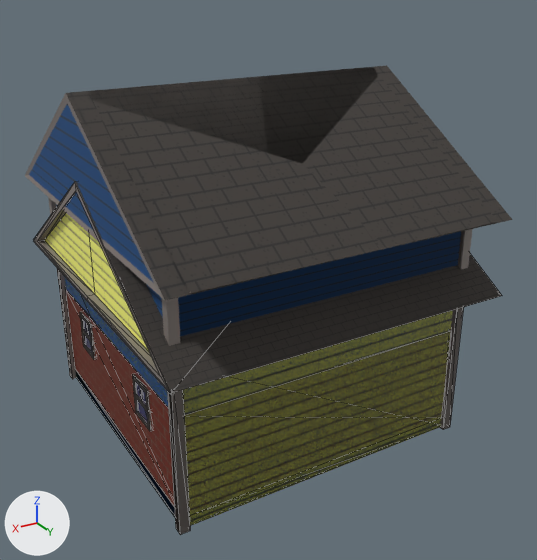
An edit to the glTF model common/game/tilesets/suburban_neighborhood/walls/wall_tiles.glb, drawn before and after from the same camera.
One viewpoint serves both versions: a 50 mm camera at (9.25, 16.55, 11.67) aimed at (-0.41, 0.45, 3.62). The axes (+X, +Y, +Z) are drawn at lower left. The lights are the same throughout. Mesh edges are drawn as thin lines on the coarser meshes. Objects named as collision shapes, trigger or cutter boxes, shadow casters or lower levels of detail are left out. Where no turn or scale is listed for an object, it has been applied to the vertices.

Objects in the first picture: 'house_half_01', 'house_half_02', 'house_small', 'wall_outer_edge'.
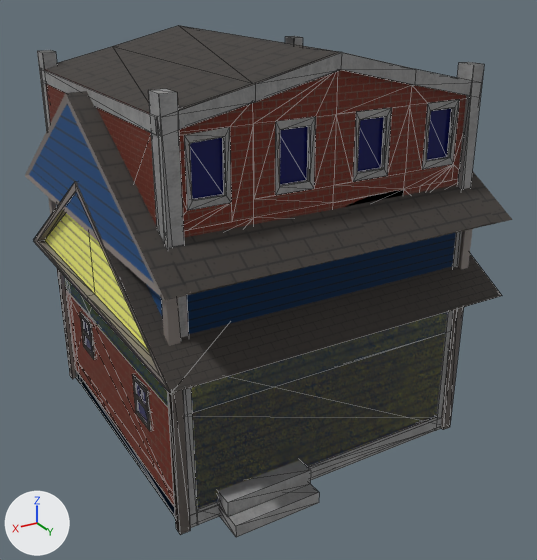
Commit message: added apartment building to walls

Location of each change, (x1, y1, x2, y2) in pixels of the pictures (537 x 560 px):
```json
{"object": "apartment", "change": "added", "after": [37, 25, 484, 537], "faces in mat_cement": [37, 36, 484, 537], "faces in mat_bricks_apartment (picture img_brick_texture_1024)": [44, 69, 466, 237], "faces in mat_roof (picture img_roof_texture)": [45, 25, 341, 113], "faces in mat_glass (dark blue #030855)": [190, 109, 451, 199]}
```

Edits to the scene script, one JSON object a line:
```json
{"op": "add", "block": "img_brick_texture_1024", "code": ["img_brick_texture_1024 = load_image('brick_texture_1024', '_unpacked/brick_texture_1024', 1024, 1024, 'sRGB')"]}
{"op": "add", "block": "mat_bricks_apartment", "code": ["mat_bricks_apartment = principled_material('bricks_apartment')", "mat_bricks_apartment.texture = img_brick_texture_1024", "mat_bricks_apartment.roughness = 0.75"]}
{"op": "add", "block": "me_cube_046", "code": ["me_cube_046 = bpy.data.meshes.new('Cube.046')", "me_cube_046.from_pydata(...)  # 461 vertices, 755 faces; spans x -4.0..4.03, y -3.98..4.85, z -0.35..9.98", "# faces by material slot: [428, 247, 16, 40, 2, 22]", "me_cube_046.materials.append(mat_cement)", "me_cube_046.materials.append(mat_bricks_apartment)  # picture img_brick_texture_1024", "me_cube_046.materials.append(mat_roof)  # picture img_roof_texture", "me_cube_046.materials.append(mat_glass)  # dark blue #030855", "me_cube_046.materials.append(mat_wood)  # brown #813917", "me_cube_046.materials.append(mat_gold)  # yellow #e7b223"]}
{"op": "add", "block": "ob_apartment", "code": ["ob_apartment = bpy.data.objects.new('apartment', me_cube_046)", "ob_apartment.location = (0.0, 0.0, 0.0)"]}
```
